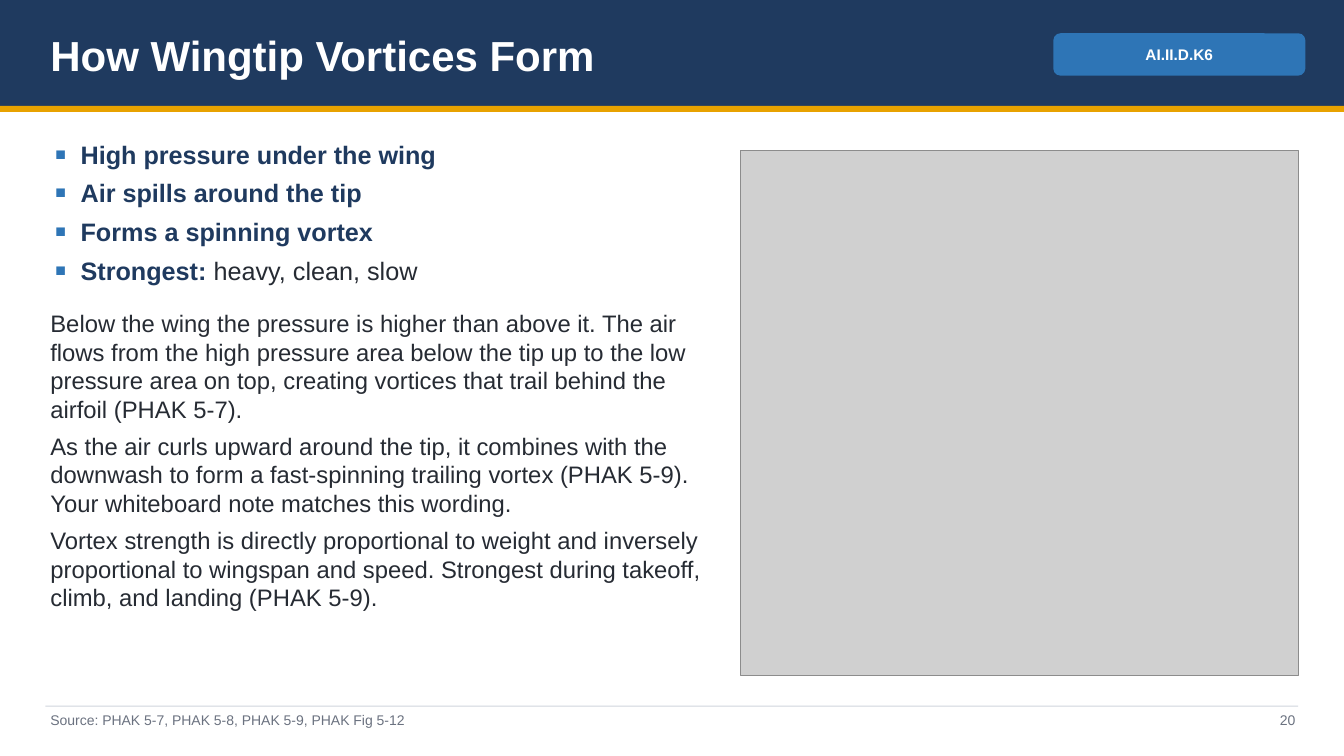
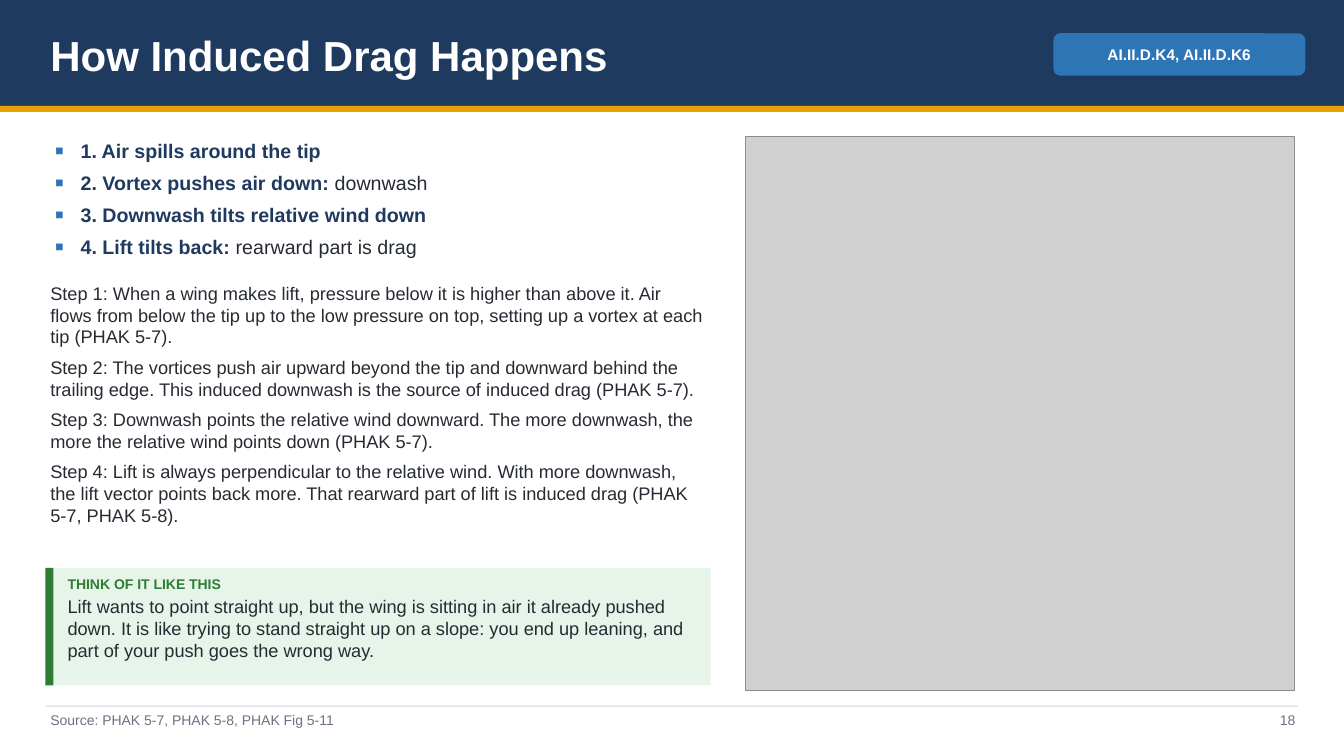
Before and after one commit to greenleeezekial1-glitch/Claude, a slide deck: slide 18 of Area II - Technical Subject Areas/II.D Principles of Flight - Slides.pptx (slide 20 before the commit). Drawn at 1344x756 pixels with LibreOffice and Linux fonts; fonts in the diff are those of the drawing; grey boxes stand for pictures. Boxes give left, top, right and bottom in pixels: in the first picture for what was removed or moved away, otherwise in the second. Text is boxed around its words. In the diff, an @@ line names an element or a change of style, - is before the commit and + after.

```diff
--- a/Area II - Technical Subject Areas/II.D Principles of Flight - Slides.pptx
+++ b/Area II - Technical Subject Areas/II.D Principles of Flight - Slides.pptx
@@ text at (50,40,607,80): text changed @@
-How Wingtip Vortices Form
+How Induced Drag Happens
@@ text in rounded rectangle at (1107,49,1251,63): text changed @@
-AI.II.D.K6
+AI.II.D.K4, AI.II.D.K6
@@ text at (50,143,702,526): text changed; size 17 to 13 pt @@
-■ High pressure under the wing
-■ Air spills around the tip
-■ Forms a spinning vortex
-■ Strongest: heavy, clean, slow
-Below the wing the pressure is higher than above it. The air flows from the high pressure area below the tip up to the low pressure area on top, creating vortices that trail behind the airfoil (PHAK 5-7).
-As the air curls upward around the tip, it combines with the downwash to form a fast-spinning trailing vortex (PHAK 5-9). Your whiteboard note matches this wording.
-Vortex strength is directly proportional to weight and inversely proportional to wingspan and speed. Strongest during takeoff, climb, and landing (PHAK 5-9).
+■ 1. Air spills around the tip
+■ 2. Vortex pushes air down: downwash
+■ 3. Downwash tilts relative wind down
+■ 4. Lift tilts back: rearward part is drag
+Step 1: When a wing makes lift, pressure below it is higher than above it. Air flows from below the tip up to the low pressure on top, setting up a vortex at each tip (PHAK 5-7).
+Step 2: The vortices push air upward beyond the tip and downward behind the trailing edge. This induced downwash is the source of induced drag (PHAK 5-7).
+Step 3: Downwash points the relative wind downward. The more downwash, the more the relative wind points down (PHAK 5-7).
+Step 4: Lift is always perpendicular to the relative wind. With more downwash, the lift vector points back more. That rearward part of lift is induced drag (PHAK 5-7, PHAK 5-8).
@@ picture: place and size @@
-picture at (741,151,1299,677)
+picture at (745,136,1295,691)
@@ rectangle added at (45,568,711,686), fill #E6F4EA @@
@@ rectangle added at (45,568,53,686), fill #2E7D32 @@
@@ text added at (68,579,683,661), 13 pt, text #262B33 @@
+THINK OF IT LIKE THIS
+Lift wants to point straight up, but the wing is sitting in air it already pushed down. It is like trying to stand straight up on a slope: you end up leaning, and part of your push goes the wrong way.
@@ text at (50,715,334,728): text changed @@
-Source: PHAK 5-7, PHAK 5-8, PHAK 5-9, PHAK Fig 5-12
+Source: PHAK 5-7, PHAK 5-8, PHAK Fig 5-11
@@ text at (1280,715,1296,725): text changed @@
-20
+18
```
Also in this commit, not shown: 46 other slides changed, 8 slides added, 1 slide removed, 19 other files.
